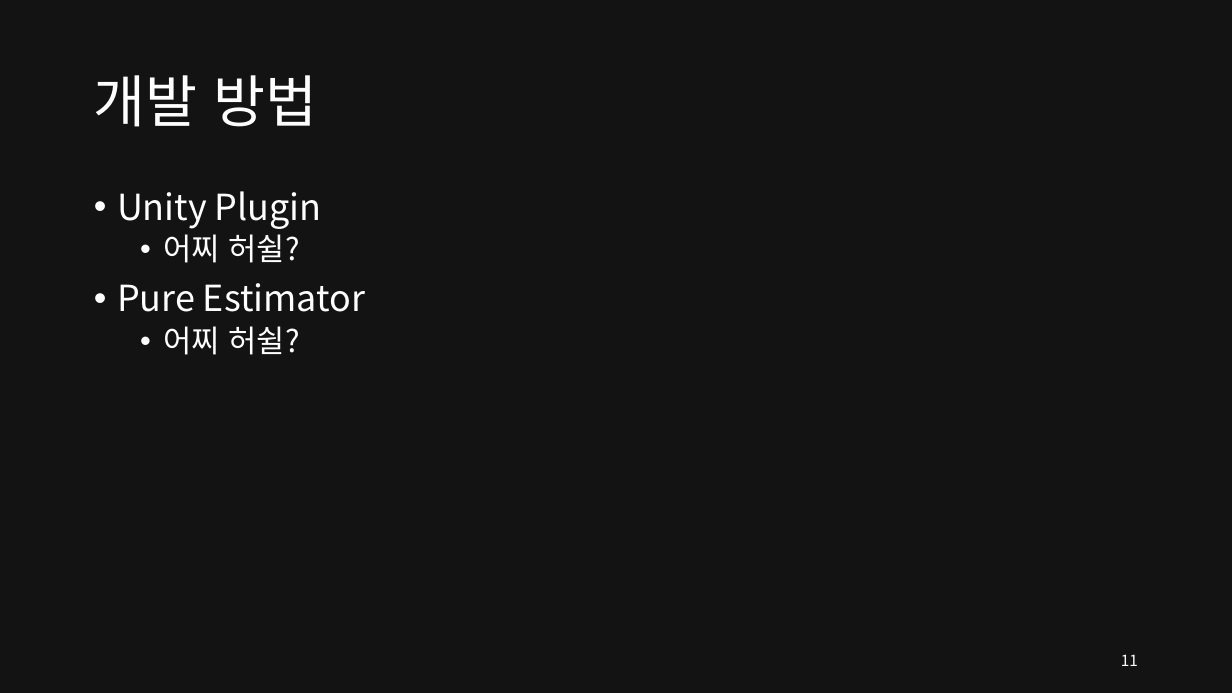
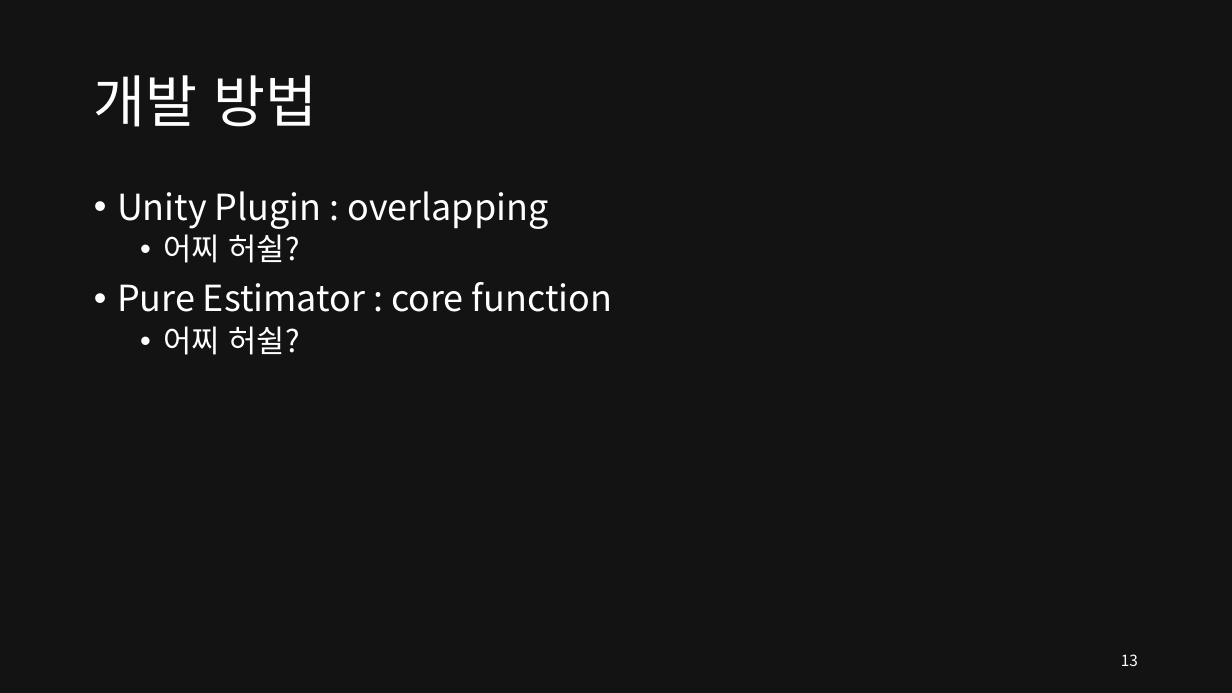
Before and after one commit to SEETHELGIHT/CapstonePlanning, a slide deck: slide 13 of doc/GPU-Accelerated_Ray_Tracing.pptx (slide 11 before the commit). Drawn at 1232x693 pixels with LibreOffice and Linux fonts; fonts in the diff are those of the drawing. Boxes give left, top, right and bottom in pixels: in the first picture for what was removed or moved away, otherwise in the second. Text is boxed around its words. In the diff, an @@ line names an element or a change of style, - is before the commit and + after.

Commit message:
Update ppt

```diff
--- a/doc/GPU-Accelerated_Ray_Tracing.pptx
+++ b/doc/GPU-Accelerated_Ray_Tracing.pptx
@@ text at bbox=[117, 191, 549, 229]: text changed @@
-• Unity Plugin
+• Unity Plugin : overlapping
@@ text at bbox=[117, 282, 612, 312]: text changed @@
-• Pure Estimator
+• Pure Estimator : core function
@@ page number at bbox=[1121, 654, 1138, 666]: text changed @@
-11
+13
```
Also in this commit, not shown: 8 other slides changed, 7 slides added.
